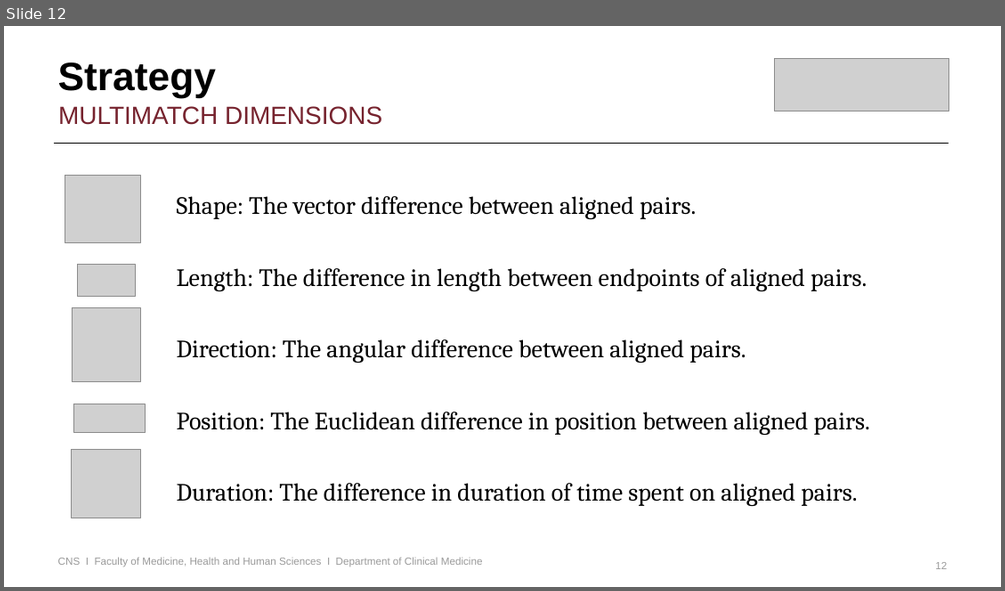
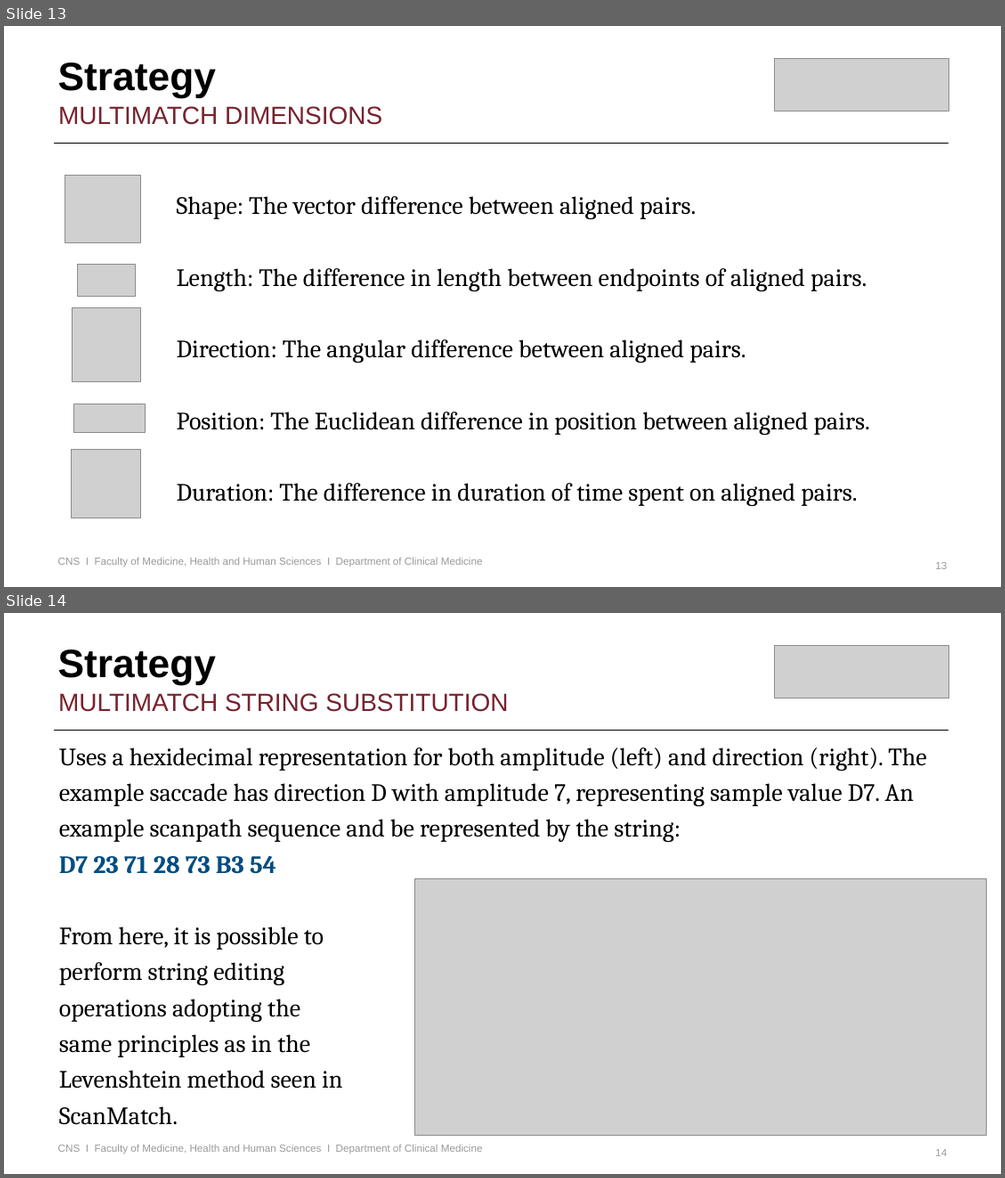
Before and after one commit to robnewport/macquarie, a slide deck: RobNewport_ScanMatch_MultiMatch.pptx. Shown one above the other, each under a label of ours: slide 12 before the commit, slides 13 and 14 after it. The pictures are 1005x591 and 1005x1178 pixels, drawn with LibreOffice and Linux fonts; fonts in the diff are those of the drawing; grey boxes stand for pictures; background and template pictures are left out. Boxes give left, top, right and bottom in pixels: in the first picture for what was removed or moved away, otherwise in the second. Text is boxed around its words. In the diff, an @@ line names an element or a change of style, - is before the commit and + after.

```diff
--- a/RobNewport_ScanMatch_MultiMatch.pptx
+++ b/RobNewport_ScanMatch_MultiMatch.pptx
@@ slide 14 added at [4,613,1001,1174], background #FFFFFF @@
@@ title added at [58,649,216,684], 76 pt, text #000000, bold @@
+Strategy
@@ picture added at [774,645,948,698] @@
@@ text added at [58,693,508,712], 48 pt, text #76232E @@
+MULTIMATCH STRING SUBSTITUTION
@@ line added from (54, 730) to (948, 730), #000000 2 pt @@
@@ text added at [59,747,926,1125], 48 pt, text #000000 @@
+Uses a hexidecimal representation for both amplitude (left) and direction (right). The example saccade has direction D with amplitude 7, representing sample value D7. An example scanpath sequence and be represented by the string:
+D7 23 71 28 73 B3 54
+From here, it is possible to
+perform string editing
+operations adopting the
+same principles as in the
+Levenshtein method seen in
+ScanMatch.
@@ picture added at [414,878,986,1135] @@
@@ text added at [58,1143,483,1153], 20 pt, text #9A9A9A @@
+CNS I Faculty of Medicine, Health and Human Sciences I Department of Clinical Medicine
@@ page number added at [935,1149,947,1156], 20 pt, text #9A9A9A @@
+14
@@ what was slide 12 is now slide 13 @@
```
Also in this commit, not shown: 5 slides changed, 1 other slide added, 1 other file.
